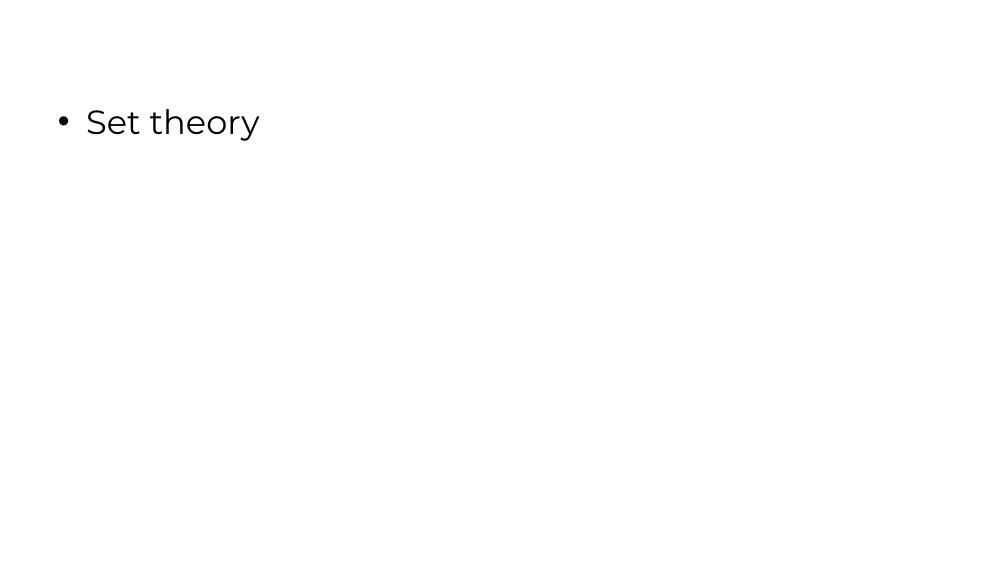
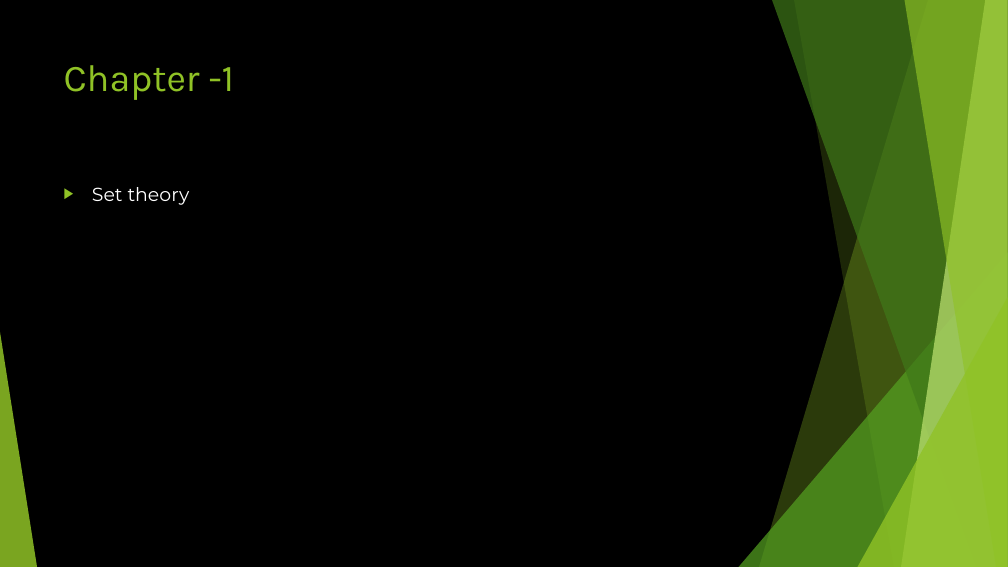
Before and after one commit to kailash1198/bca-math-sem1, a slide deck: slide 1 of chapter-1-sets-theory/sets.pptx. Drawn at 1008x567 pixels with LibreOffice and Linux fonts; fonts in the diff are those of the drawing; background and template pictures are left out. Boxes give left, top, right and bottom in pixels: in the first picture for what was removed or moved away, otherwise in the second. Text is boxed around its words. In the diff, an @@ line names an element or a change of style, - is before the commit and + after.

Commit message:
theme design

```diff
--- a/chapter-1-sets-theory/sets.pptx
+++ b/chapter-1-sets-theory/sets.pptx
@@ background picture (left out) to #000000 @@
@@ title "Chapter -1": place and size @@
-title "Chapter -1" at <box>51,16,958,64</box>
+title "Chapter -1" at <box>64,65,235,100</box>
@@ title "Chapter -1" at <box>64,65,235,100</box>: font Arial to Karla, text colour #FFFFFF to #90C226; alignment right to left; vertical alignment middle to top @@
@@ text "Set theory": place and size @@
-text "Set theory" at <box>86,109,260,141</box>
+text "Set theory" at <box>92,187,190,205</box>
@@ text "Set theory" at <box>92,187,190,205</box>: size 32 to 18 pt, text colour #000000 to #FFFFFF; bullet • to ▶; more space between paragraphs @@
@@ group added at <box>0,0,1008,567</box>: 5 freeform shapes, 3 triangles, 2 lines @@
```
Also in this commit, not shown: 4 other slides changed.
